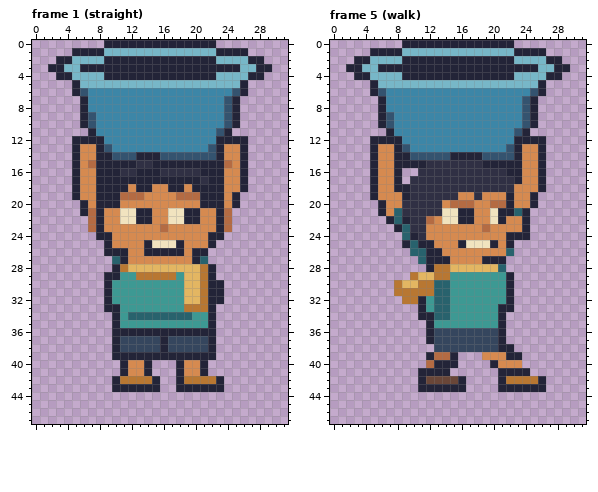
Pixel-art file -- BillusBucket/Assets/Sources/billu-carry.aseprite. Above: the version before the commit.
32x48 pixels, 8 frames. Shown: frame 1 (straight), frame 5 (walk). The commit also changed other frames, which this record leaves out.
New version:
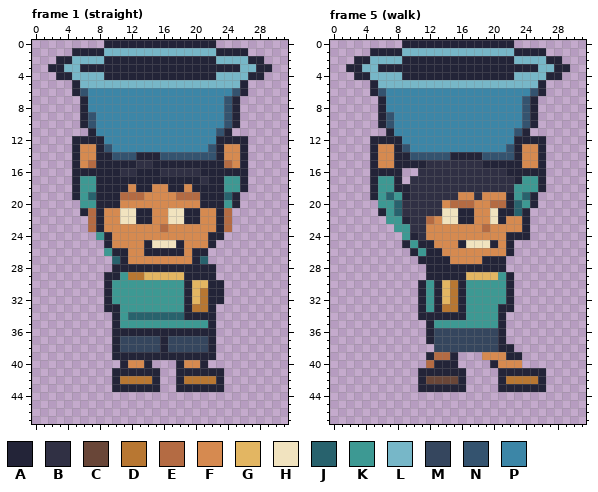
Palette (. is transparent): A #232438  B #303044  C #694638  D #b87732  E #b46b43  F #d68a50  G #e3b662  H #f1e3bf  J #28626d  K #3d9993  L #77b7c8  M #35465e  N #34536f  P #3c86a7
The edit:
Frame 1 (straight):
y 16: x 6..7 FF -> AA; x 24..25 FF -> AA
y 17..18: x 6..7 FF -> KK; x 24..25 FF -> KK
y 19: x 6..7 FF -> KJ; x 24 F -> J
y 20: x 6..7 AF -> KK; x 24 F -> K
y 24: x 8 A -> K
y 26: x 9 A -> K
y 28: x 11..21 DGGGGGGGGGD -> AAAAAAAAAAA
y 29: x 12 K -> D; x 14..21 DDDDKGGD -> GGGGGAAA
y 30: x 19 G -> A; x 21 D -> G
y 31..32: x 19 G -> A
y 33: x 19 D -> A
y 34: x 19..21 JKK -> AAA
y 41: x 10 . -> A; x 12..13 FF -> AA; x 15 . -> A; x 19..20 FF -> AA; x 22..23 .. -> AA
Frame 5 (walk):
y 16: x 6..7 FF -> AA; x 24..25 FF -> AA
y 17: x 6..7 FF -> KK; x 24..25 FF -> KK
y 18: x 6..7 FF -> KK; x 23..25 FFF -> KKK
y 19: x 6..8 FFF -> KJK; x 23..24 FF -> KJ
y 20: x 6..8 AFF -> KKJ; x 23..24 FF -> JK
y 21: x 7 F -> K
y 22: x 7..8 AJ -> KK
y 23: x 8..9 AJ -> KK
y 24: x 9 J -> K
y 25: x 10 J -> K
y 26: x 10..11 JJ -> AK; x 22 J -> A
y 27: x 11 J -> A
y 28: x 13..21 DDGGGGGGJ -> AAAAAAAAA
y 29: x 10..20 DGGDDKKKKKK -> ..AAAAAGGGG
y 30: x 8..16 DGGDDJJKK -> ...AKAGDA
y 31: x 8..16 DDDDDJJKK -> ...AKAGDA
y 32: x 9..10 DD -> ..; x 13..16 JJKK -> AGDA
y 33: x 13..16 JJKK -> ADDA
y 34: x 13..16 JJKK -> AAAA
y 41: x 15..16 .. -> AA; x 25..26 .. -> AA
Boxes around the changes in both pictures, in picture pixels (x1, y1, x2, y2):
changed: (80, 168, 96, 208)
changed: (224, 168, 240, 208)
changed: (96, 232, 208, 320)
changed: (112, 368, 224, 376)
changed: (378, 168, 514, 320)
changed: (514, 168, 538, 208)
added: (450, 368, 466, 376)
added: (530, 368, 546, 376)
